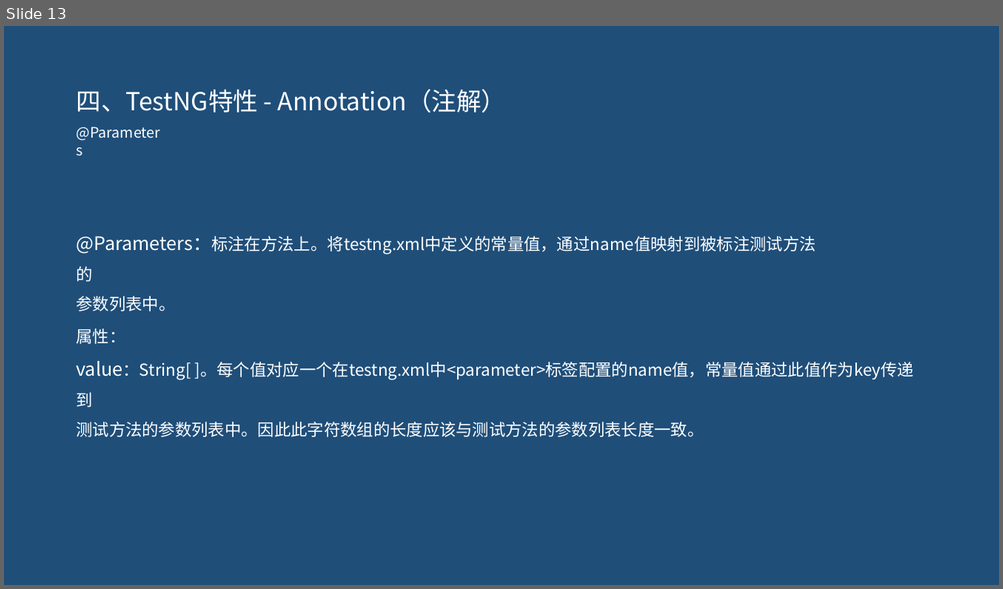
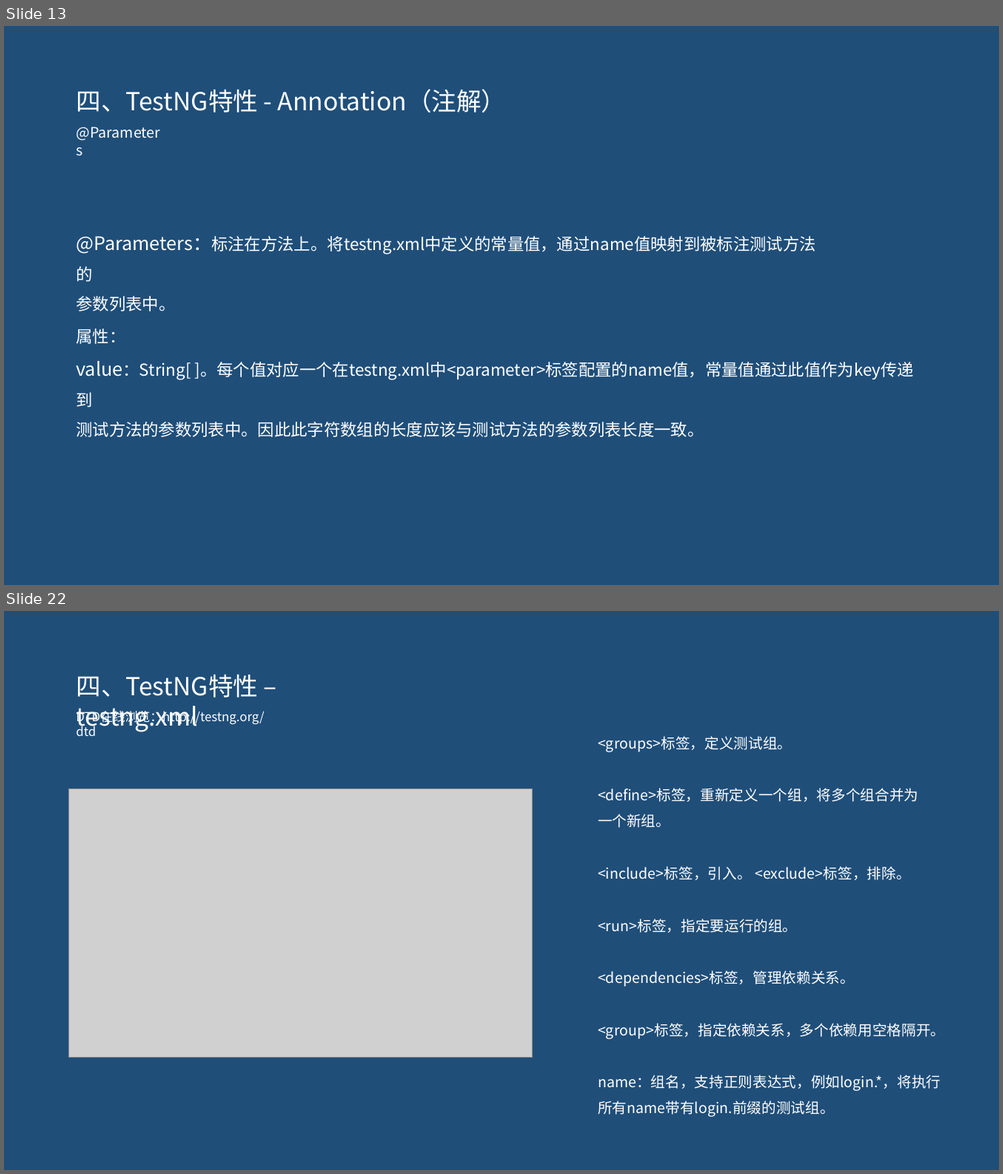
Before and after one commit to pertrichor/hello-testng, a slide deck: demo-server/doc/testNG介绍.pptx. Shown one above the other, each under a label of ours: slide 13 before the commit, slides 13 and 22 after it; the slides between them are not shown. The pictures are 1003x589 and 1003x1174 pixels, drawn with LibreOffice and Linux fonts; fonts in the diff are those of the drawing; grey boxes stand for pictures. Boxes give left, top, right and bottom in pixels: in the first picture for what was removed or moved away, otherwise in the second. Text is boxed around its words. In the diff, an @@ line names an element or a change of style, - is before the commit and + after.

```diff
--- a/demo-server/doc/testNG介绍.pptx
+++ b/demo-server/doc/testNG介绍.pptx
@@ slide 22 added at (4, 611, 999, 1170), background #1F4E79 @@
@@ text added at (76, 674, 258, 732), 24 pt, text #FFFFFF @@
+四、TestNG特性 – testng.xml
@@ text added at (76, 709, 264, 736), 12 pt, text #FFFFFF @@
+DTD在线浏览：http://testng.org/dtd
@@ text added at (597, 736, 945, 1117), 14 pt, text #FFFFFF @@
+<groups>标签，定义测试组。
+<define>标签，重新定义一个组，将多个组合并为
+一个新组。
+<include>标签，引入。 <exclude>标签，排除。
+<run>标签，指定要运行的组。
+<dependencies>标签，管理依赖关系。
+<group>标签，指定依赖关系，多个依赖用空格隔开。
+name：组名，支持正则表达式，例如login.*，将执行
+所有name带有login.前缀的测试组。
@@ picture added at (69, 789, 532, 1058) @@
```
Also in this commit, not shown: 5 slides changed, 18 other slides added, 1 slide removed, 8 other files.
